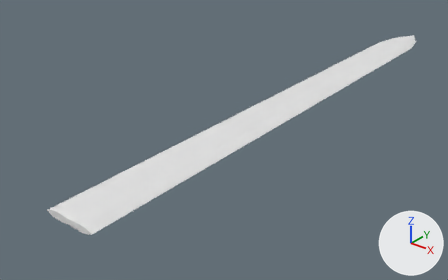
A saved change to the glTF model godot/assets/waffen/modelle/schwertklinge/t1_2.glb.
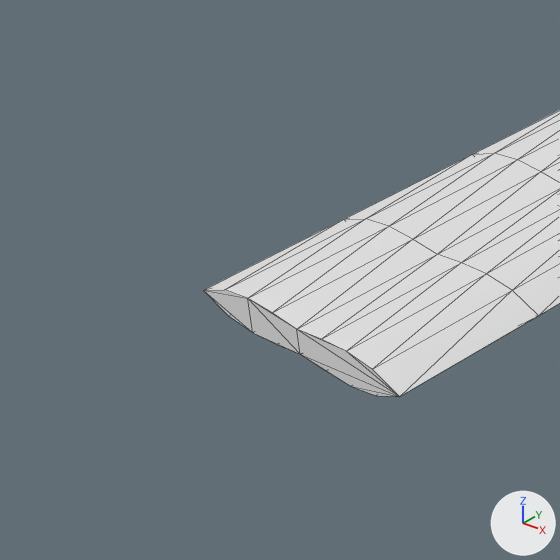
Each version appears first whole from a 50 mm camera at (0.395, -0.163, 0.303) aimed at (-0.053, 0.397, -0.044), and next in a close-up on the part from 0% to 29% of the width and 51% to 97% of the height. The lights are fixed; the arrows at lower right show +X, +Y and +Z. The older version's two pictures come first. The close-ups show mesh edges as thin lines. Vertices at exactly the same position are counted once.

In view in the first close-up: 'schwertklinge_t1_2'.
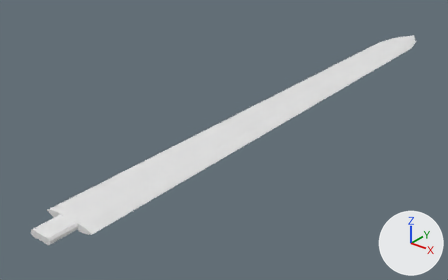
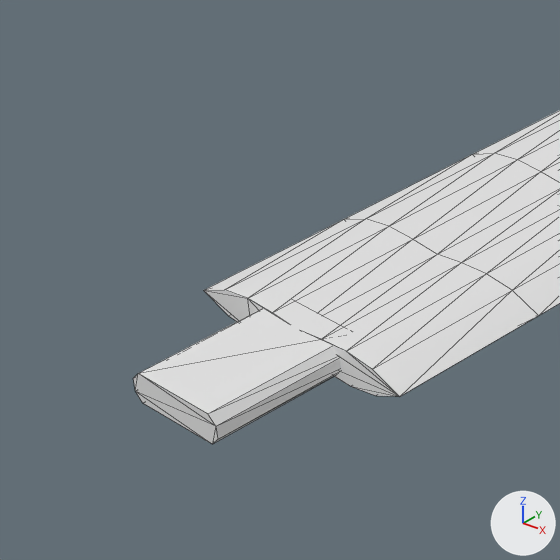
Boxes (x1, y1, x2, y2) around the edits, measured in the close-ups (560 x 560 px):
'schwertklinge_t1_2', reshaped: before (204, 110, 560, 397); after (133, 110, 560, 444)
part 1 of me_schwertklinge_t1_2, added: after (133, 306, 341, 444)

Diff of the bpy script that builds the scene:
```diff
--- a/godot/assets/waffen/modelle/schwertklinge/t1_2.glb.py
+++ b/godot/assets/waffen/modelle/schwertklinge/t1_2.glb.py
@@ me_schwertklinge_t1_2 @@
 # used by ob_schwertklinge_t1_2; location = (0.0, 0.0, 0.0)
-me_schwertklinge_t1_2.from_pydata(...)  # 321 vertices, 638 faces; spans x -0.031..0.031, y 0.112..0.852, z -0.004..0.004
+me_schwertklinge_t1_2.from_pydata(...)  # 337 vertices, 666 faces; spans x -0.031..0.031, y 0.082..0.852, z -0.004..0.004
+# me_schwertklinge_t1_2 part 1: a new loose piece of 16 vertices spanning x -0.013..0.013, y 0.082..0.118, z -0.004..0.003, in mat_klinge (white #e7e7e7)
 me_schwertklinge_t1_2.materials.append(mat_klinge)
```
